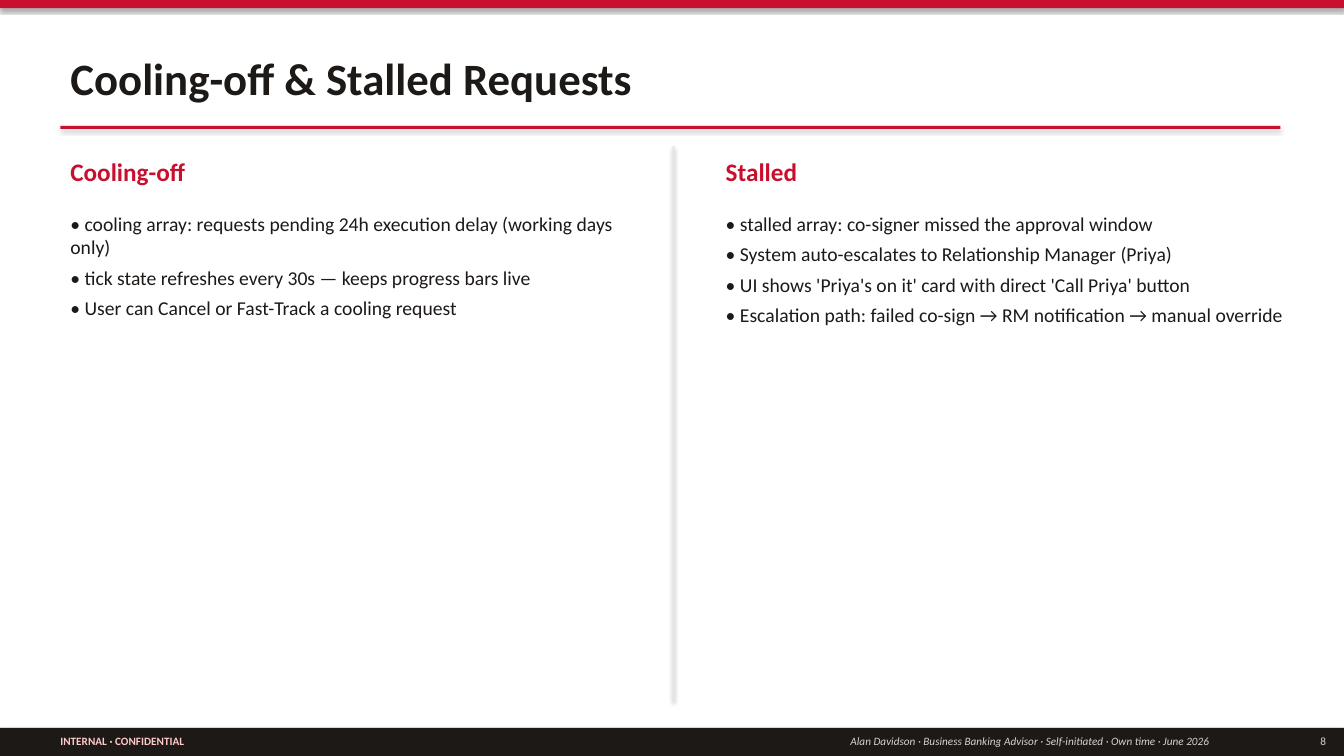
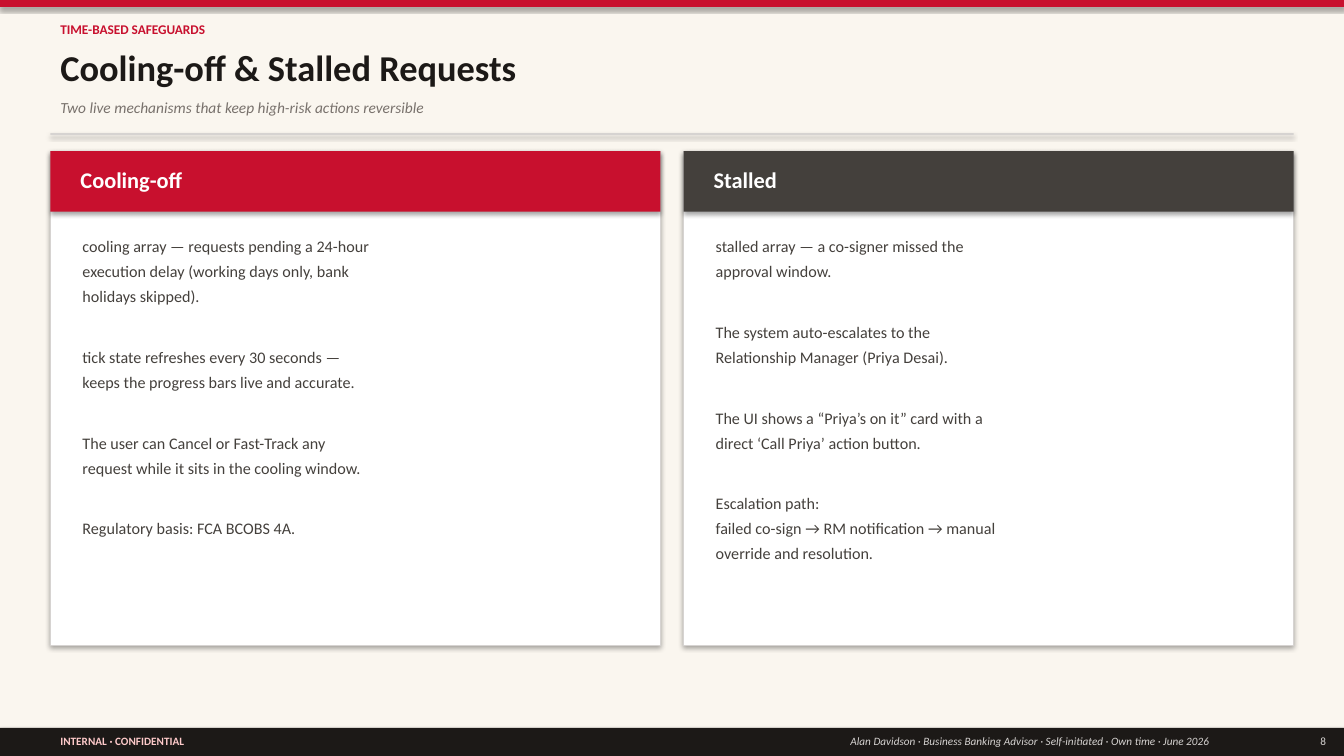
Before and after one commit to imscots-ui/santander, a slide deck: slide 8 of Santander_Architecture.pptx. Drawn at 1344x756 pixels with LibreOffice and Linux fonts; fonts in the diff are those of the drawing. Boxes give left, top, right and bottom in pixels: in the first picture for what was removed or moved away, otherwise in the second. Text is boxed around its words. In the diff, an @@ line names an element or a change of style, - is before the commit and + after.

```diff
--- a/Santander_Architecture.pptx
+++ b/Santander_Architecture.pptx
@@ rectangle added at box(0, 0, 1344, 756), fill #FAF6EF @@
@@ text added at box(60, 25, 205, 34), 9.5 pt, text #C8102E, bold @@
+TIME-BASED SAFEGUARDS
@@ text "Cooling-off & Stalled Requests": place and size @@
-text "Cooling-off & Stalled Requests" at box(70, 63, 632, 103)
+text "Cooling-off & Stalled Requests" at box(60, 55, 516, 87)
@@ text "Cooling-off & Stalled Requests" at box(60, 55, 516, 87): size 32 to 26 pt @@
@@ text added at box(60, 102, 423, 116), 11 pt, text #78716C, italic @@
+Two live mechanisms that keep high-risk actions reversible
@@ rectangle: place and size @@
-rectangle at box(60, 126, 1280, 129)
+rectangle at box(50, 133, 1294, 135)
@@ rectangle at box(50, 133, 1294, 135): fill #C8102E to #D6D3D1 @@
@@ rectangle removed at box(673, 146, 675, 701) @@
@@ rectangle added at box(50, 151, 660, 645), fill #FFFFFF, outline #D6D3D1 0.75 pt @@
@@ rectangle added at box(50, 151, 660, 212), fill #C8102E @@
@@ text "Cooling-off": place and size @@
-text "Cooling-off" at box(70, 163, 185, 186)
+text "Cooling-off" at box(80, 172, 182, 192)
@@ text "Cooling-off" at box(80, 172, 182, 192): size 18 to 16 pt, text colour #C8102E to #FFFFFF @@
@@ rectangle added at box(684, 151, 1294, 645), fill #FFFFFF, outline #D6D3D1 0.75 pt @@
@@ rectangle added at box(684, 151, 1294, 212), fill #44403C @@
@@ text "Stalled" at box(714, 172, 777, 188): size 18 to 16 pt, text colour #C8102E to #FFFFFF @@
@@ text "Stalled": place and size @@
-text "Stalled" at box(726, 163, 797, 182)
+text "Stalled" at box(714, 172, 777, 188)
@@ text at box(82, 241, 369, 537): text changed; size 14 to 11.5 pt; text colour #1C1917 to #44403C @@
-• cooling array: requests pending 24h execution delay (working days only)
-• tick state refreshes every 30s — keeps progress bars live
-• User can Cancel or Fast-Track a cooling request
+cooling array — requests pending a 24-hour
+execution delay (working days only, bank
+holidays skipped).
+tick state refreshes every 30 seconds —
+keeps the progress bars live and accurate.
+The user can Cancel or Fast-Track any
+request while it sits in the cooling window.
+Regulatory basis: FCA BCOBS 4A.
@@ text at box(716, 241, 995, 559): text changed; size 14 to 11.5 pt; text colour #1C1917 to #44403C @@
-• stalled array: co-signer missed the approval window
-• System auto-escalates to Relationship Manager (Priya)
-• UI shows 'Priya's on it' card with direct 'Call Priya' button
-• Escalation path: failed co-sign → RM notification → manual override
+stalled array — a co-signer missed the
+approval window.
+The system auto-escalates to the
+Relationship Manager (Priya Desai).
+The UI shows a “Priya’s on it” card with a
+direct ‘Call Priya’ action button.
+Escalation path:
+failed co-sign → RM notification → manual
+override and resolution.
```
Also in this commit, not shown: 11 other slides changed, 1 other file.
